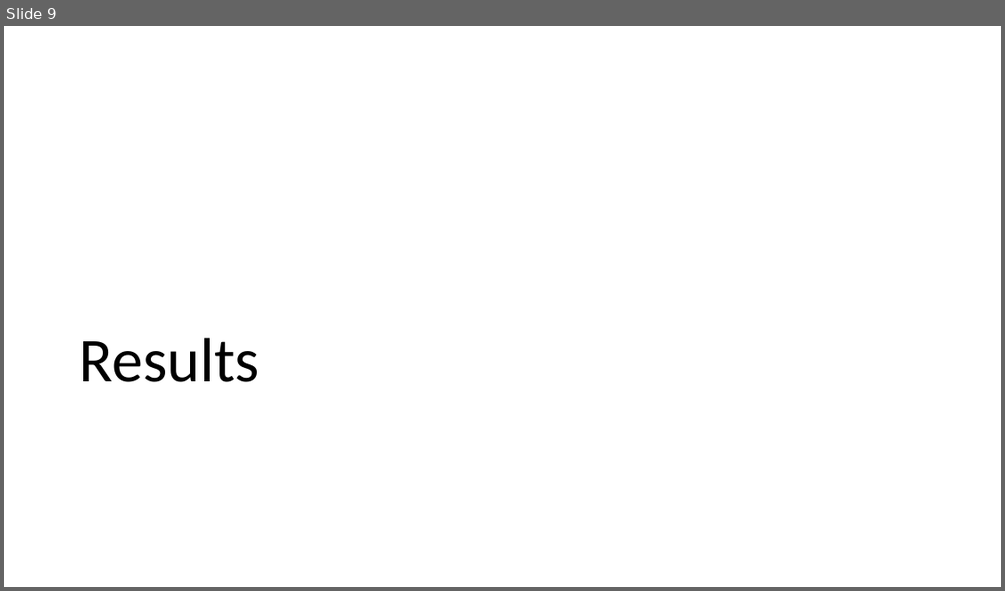
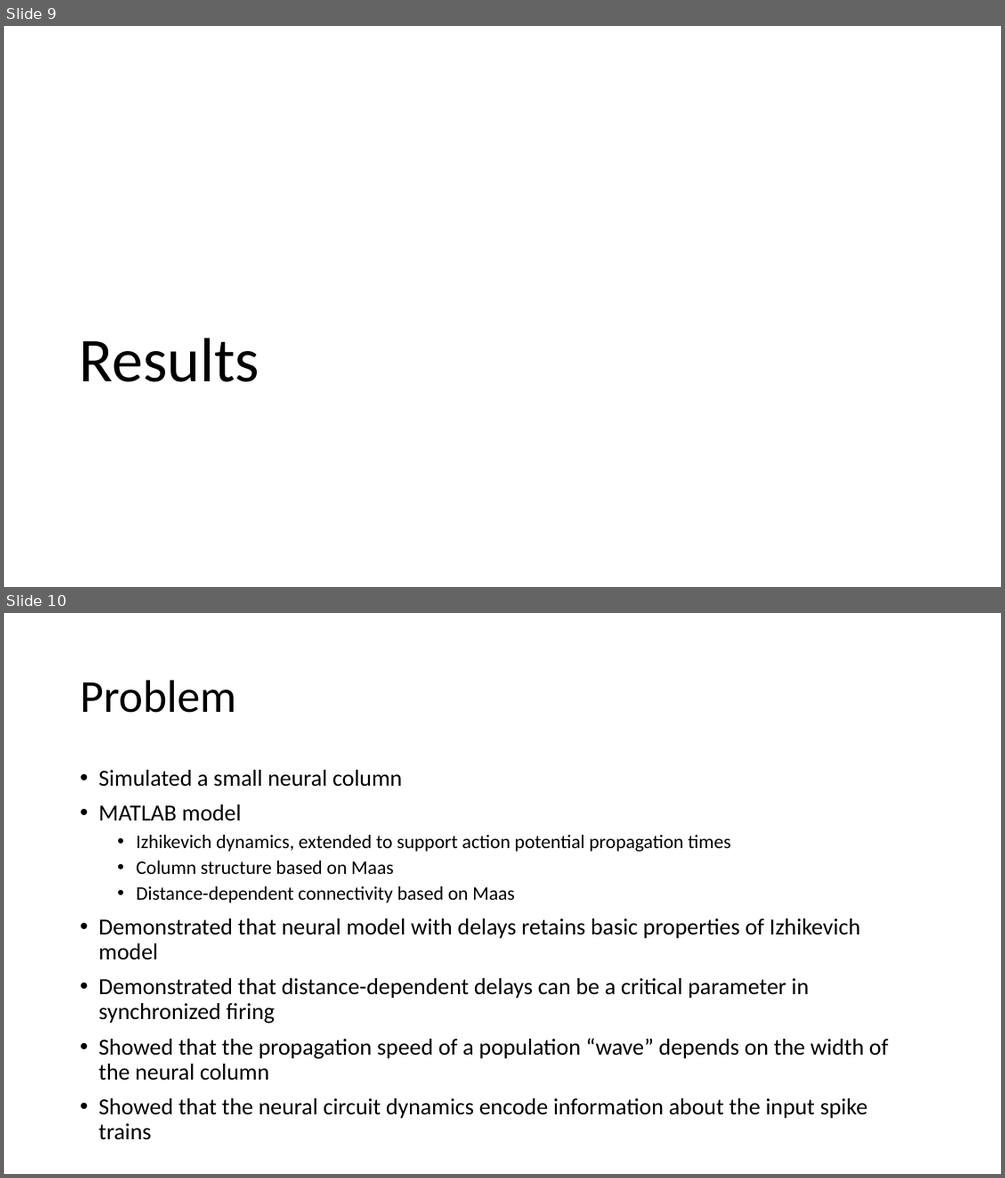
Before and after one commit to vbaker145/neuron, a slide deck: thesis/oral_qual/Oral Qual Presentation.pptx. Shown one above the other, each under a label of ours: slide 9 before the commit, slides 9 and 10 after it. The pictures are 1005x591 and 1005x1178 pixels, drawn with LibreOffice and Linux fonts; fonts in the diff are those of the drawing; background and template pictures are left out. Boxes give left, top, right and bottom in pixels: in the first picture for what was removed or moved away, otherwise in the second. Text is boxed around its words. In the diff, an @@ line names an element or a change of style, - is before the commit and + after.

Commit message:
Oral qual presentation with new distance figures

```diff
--- a/thesis/oral_qual/Oral Qual Presentation.pptx
+++ b/thesis/oral_qual/Oral Qual Presentation.pptx
@@ slide 10 added at <box>4,613,1001,1174</box>, background #FFFFFF @@
@@ title added at <box>80,680,236,713</box>, 44 pt, text #000000 @@
+Problem
@@ text added at <box>98,770,889,1119</box>, 22.2 pt, text #000000 @@
+• Simulated a small neural column
+• MATLAB model
+  • Izhikevich dynamics, extended to support action potential propagation times
+  • Column structure based on Maas
+  • Distance-dependent connectivity based on Maas
+• Demonstrated that neural model with delays retains basic properties of Izhikevich model
+• Demonstrated that distance-dependent delays can be a critical parameter in synchronized firing
+• Showed that the propagation speed of a population “wave” depends on the width of the neural column
+• Showed that the neural circuit dynamics encode information about the input spike trains
```
Also in this commit, not shown: 4 slides changed, 9 other slides added, 2 slides removed, 10 other files.
